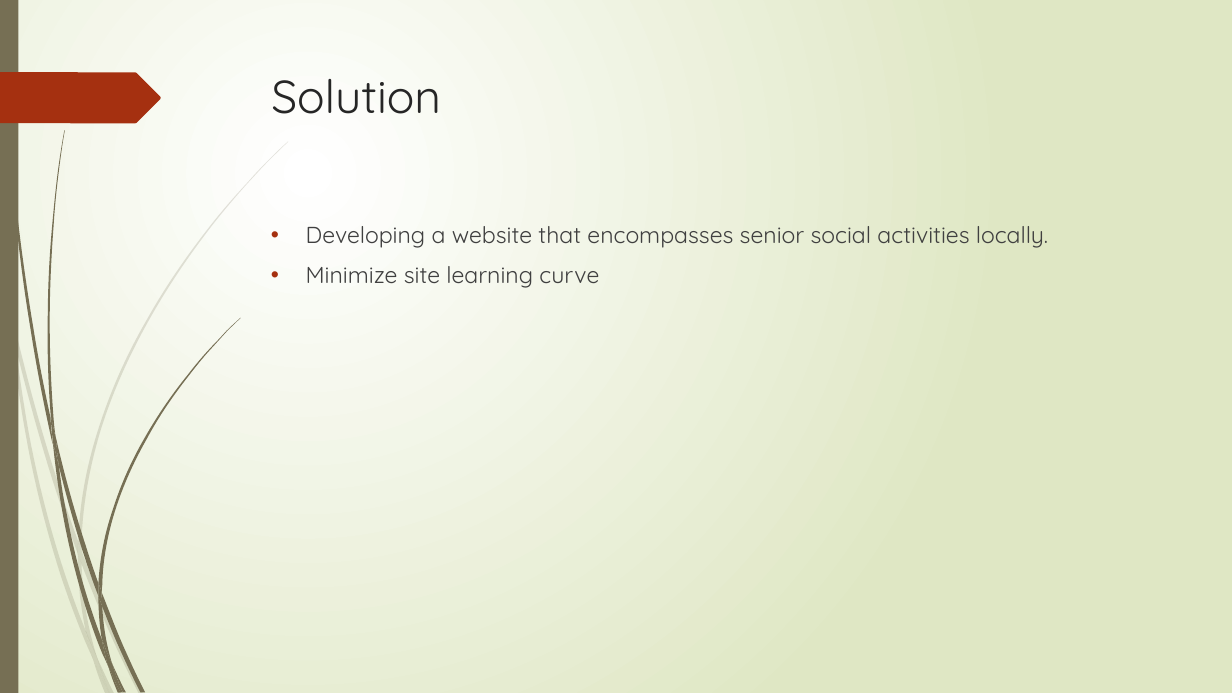
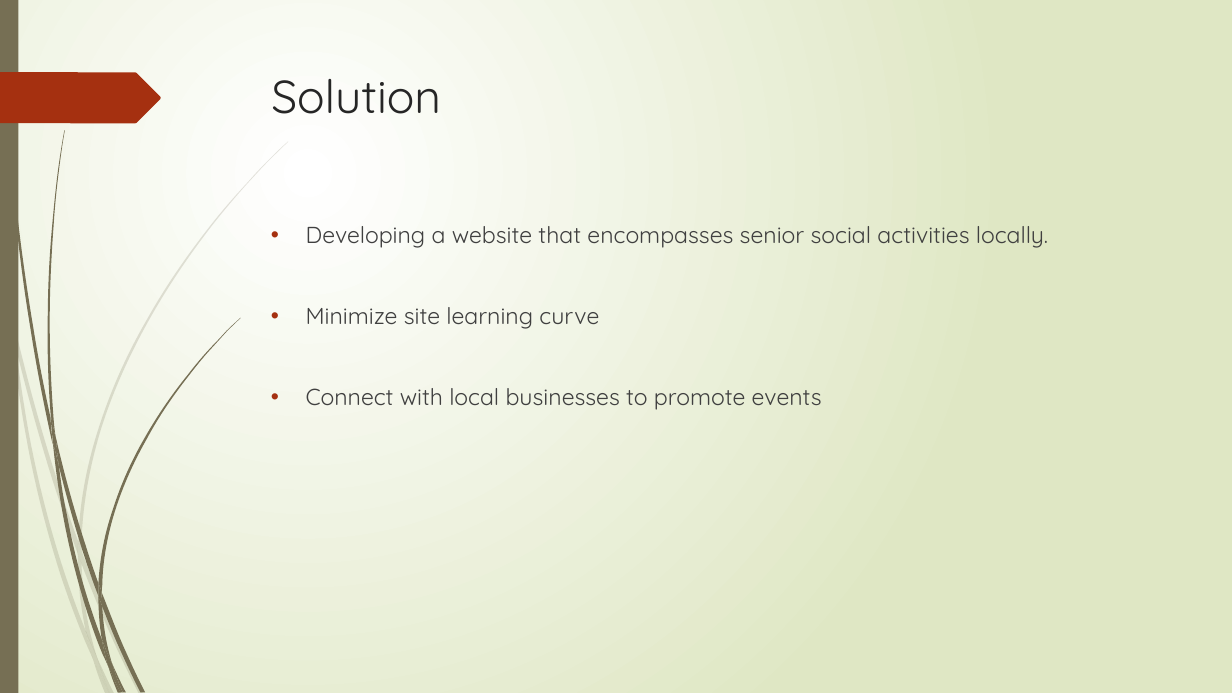
Before and after one commit to cs480GroupCAKE/PIEWebsite, a slide deck: slide 7 of Presentation/12.8.15 Presentation (Revised).pptx (slide 6 before the commit). Drawn at 1232x693 pixels with LibreOffice and Linux fonts; fonts in the diff are those of the drawing. Boxes give left, top, right and bottom in pixels: in the first picture for what was removed or moved away, otherwise in the second. Text is boxed around its words. In the diff, an @@ line names an element or a change of style, - is before the commit and + after.

```diff
--- a/Presentation/12.8.15 Presentation (Revised).pptx
+++ b/Presentation/12.8.15 Presentation (Revised).pptx
@@ text at (306, 388, 822, 410): paragraph added @@
+• Connect with local businesses to promote events
```
Also in this commit, not shown: 2 other slides changed, 6 slides added, 3 other files.
